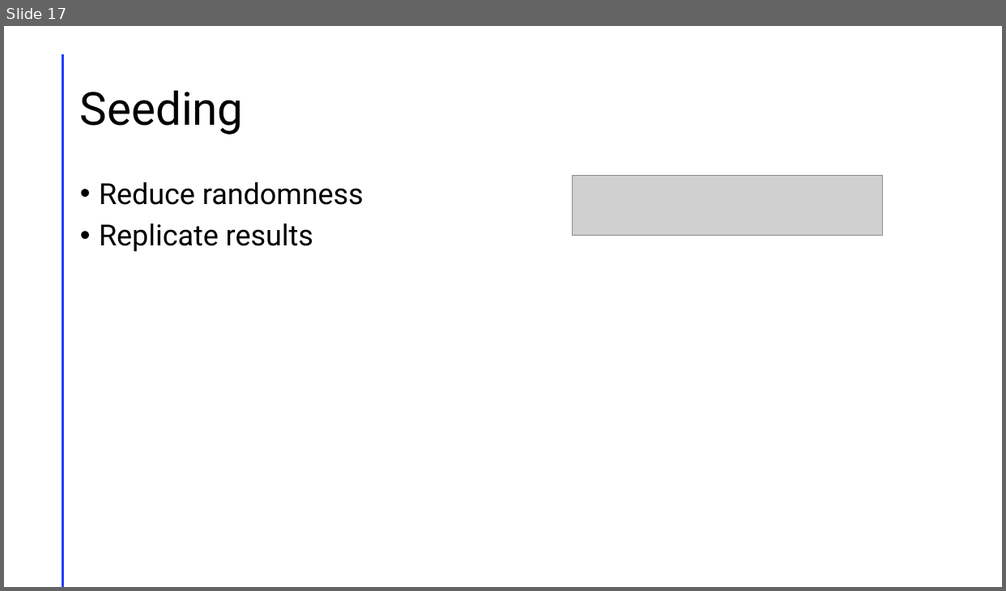
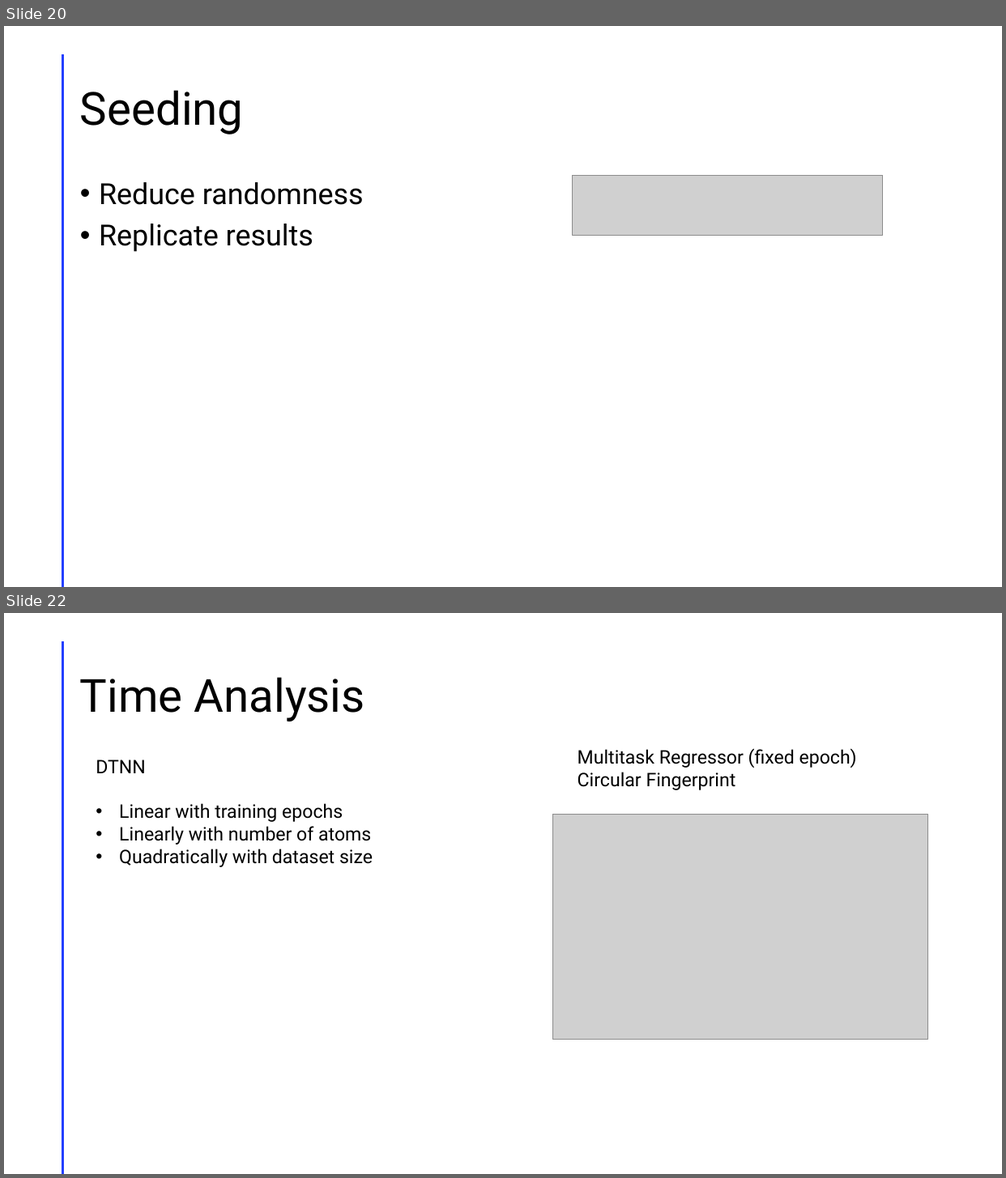
Before and after one commit to Ian-McCleary/chem-ml-research, a slide deck: Presentation1.pptm. Shown one above the other, each under a label of ours: slide 17 before the commit, slides 20 and 22 after it; the slides between them are not shown. The pictures are 1006x591 and 1006x1178 pixels, drawn with LibreOffice and Linux fonts; fonts in the diff are those of the drawing; grey boxes stand for pictures. Boxes give left, top, right and bottom in pixels: in the first picture for what was removed or moved away, otherwise in the second. Text is boxed around its words. In the diff, an @@ line names an element or a change of style, - is before the commit and + after.

```diff
--- a/Presentation1.pptm
+++ b/Presentation1.pptm
@@ slide 22 added at (4, 613, 1002, 1174), background #FFFFFF; not listed: 1 template element that a slide beside it also shows @@
@@ title added at (80, 677, 365, 722), 44 pt, text #000000 @@
+Time Analysis
@@ text added at (577, 748, 857, 790), 18 pt, text #000000 @@
+Multitask Regressor (fixed epoch)
+Circular Fingerprint
@@ text added at (96, 760, 373, 867), 18 pt, text #000000 @@
+DTNN
+• Linear with training epochs
+• Linearly with number of atoms
+• Quadratically with dataset size
@@ picture added at (552, 815, 928, 1040) @@
@@ what was slide 17 is now slide 20 @@
```
Also in this commit, not shown: 6 other slides added, 1 other file.
